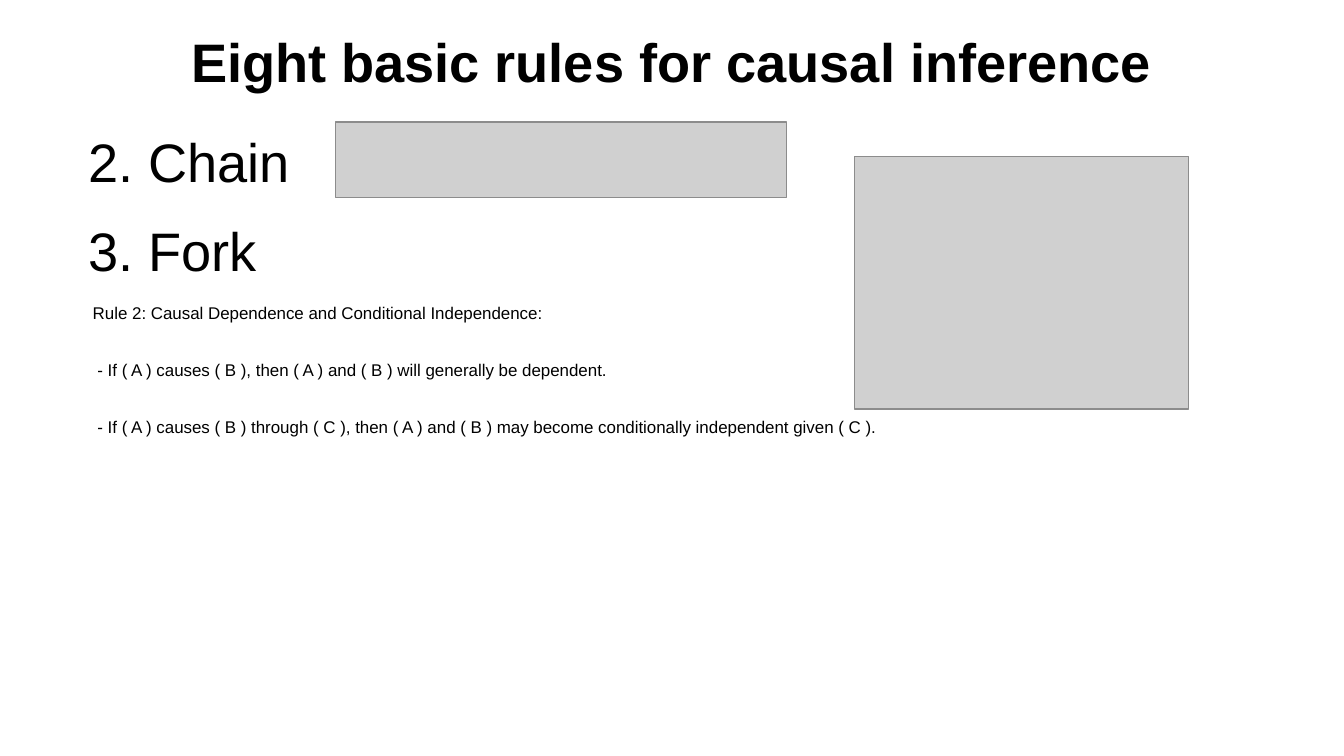
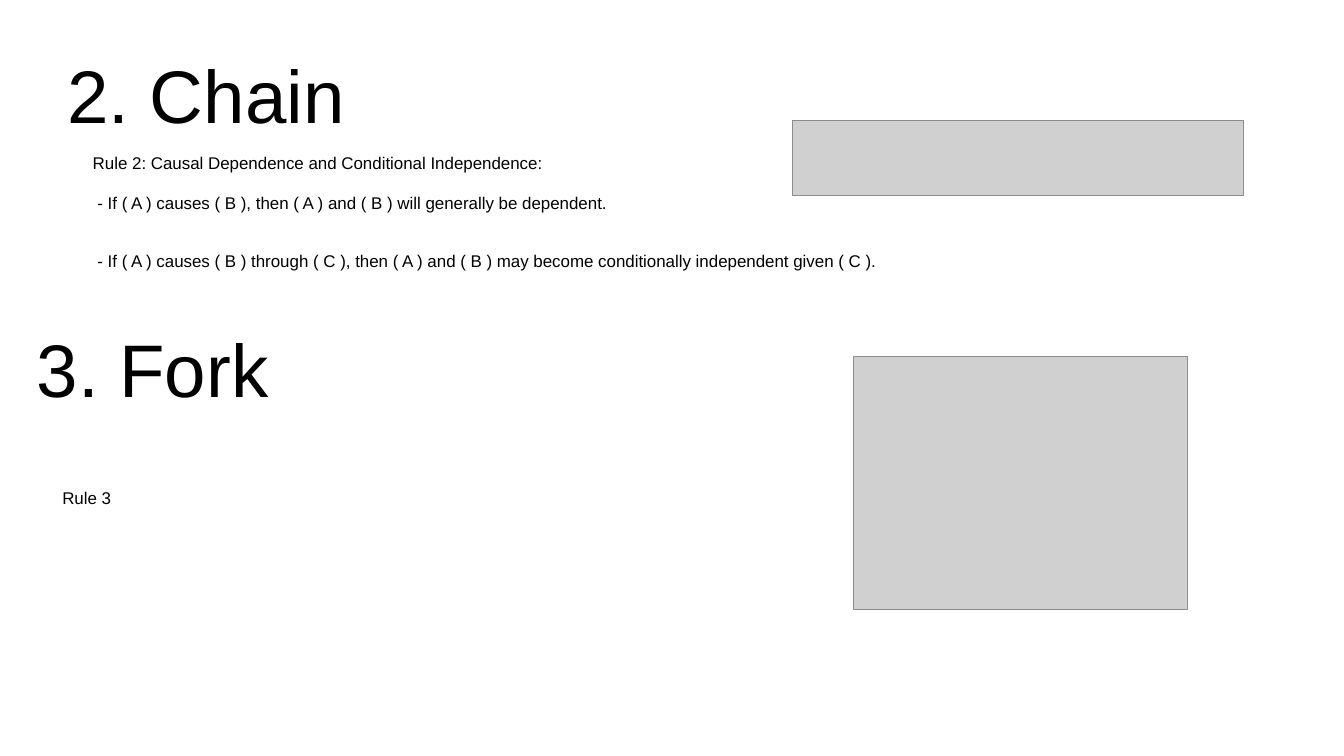
Before and after one commit to emoen/CausalityDiscoveryCrunchDAO, a slide deck: slide 10 of presentation/HIBRAIN_March_25.odp. Drawn at 1344x756 pixels with LibreOffice and Linux fonts; fonts in the diff are those of the drawing; grey boxes stand for pictures. Boxes give left, top, right and bottom in pixels: in the first picture for what was removed or moved away, otherwise in the second. Text is boxed around its words. In the diff, an @@ line names an element or a change of style, - is before the commit and + after.

```diff
--- a/presentation/HIBRAIN_March_25.odp
+++ b/presentation/HIBRAIN_March_25.odp
@@ title removed at (191,42,1151,91) @@
-Eight basic rules for causal inference
@@ title added at (67,69,345,124), 44 pt, text #000000 @@
+2. Chain
@@ text at (88,142,290,272): paragraphs removed @@
-2. Chain
-3. Fork
@@ picture: place and size @@
-picture at (855,156,1189,409)
+picture at (793,121,1244,196)
@@ text "Rule 2: Causal Dependence and ...": place and size @@
-text "Rule 2: Causal Dependence and ..." at (88,142,861,437)
+text "Rule 2: Causal Dependence and ..." at (93,156,861,271)
@@ text at (93,156,543,173): indent changed; less space between paragraphs @@
@@ title added at (37,343,268,398), 44 pt, text #000000 @@
+3. Fork
@@ picture: place and size @@
-picture at (335,122,787,198)
+picture at (854,357,1188,610)
@@ text added at (62,491,111,504), 10 pt, text #000000 @@
+Rule 3
```
Also in this commit, not shown: 5 other slides changed, 8 slides added, 6 slides removed.
